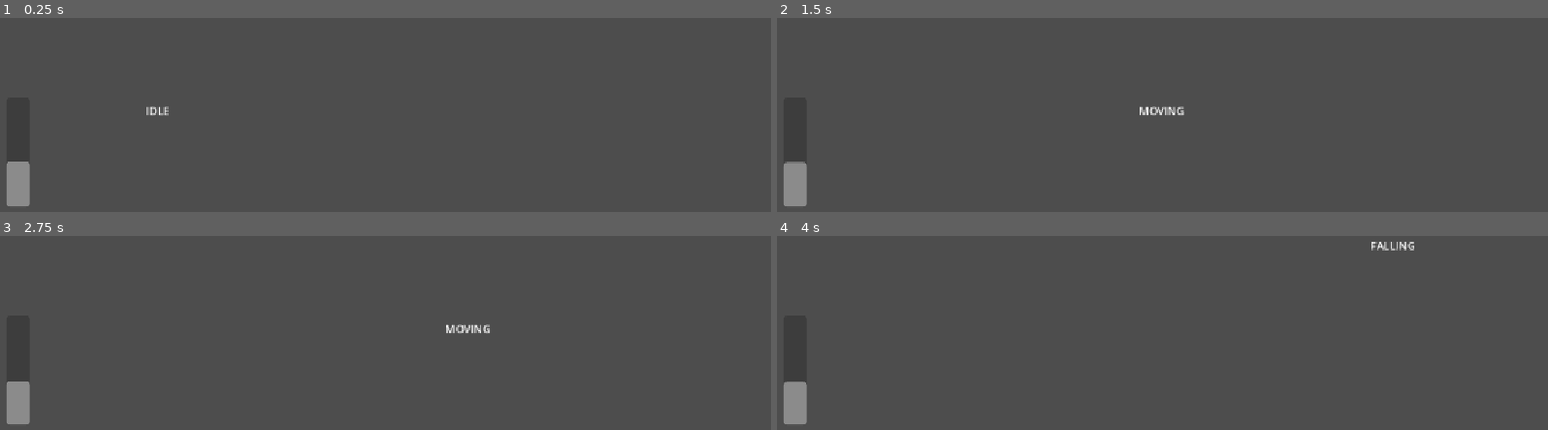
Above: before the commit, frames 1-4 (two rows, left to right).
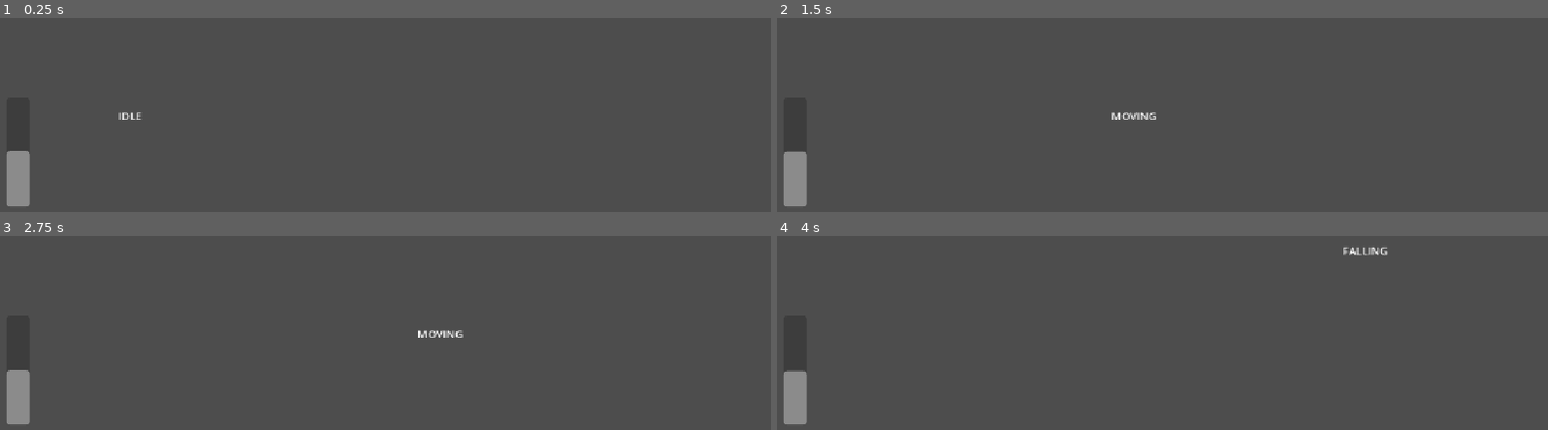
Above: after the commit, the same moments.

Repository: zt1ier/game-jam
Game: Godot game, scene res://scenes/levels/level_1/level_1.tscn
Same seed, same stepped clock (60 frames per second), same inputs: the game is played once before the commit and once after it.
Inputs:
- Up to frame 1 (0.25 s): no input
- Up to frame 2 (1.5 s): tap Enter at 0.5 s; hold D (move_right) from 0.53 s (still down); tap Space (interact) at 0.6, 1.35 s; tap W (jump) at 0.77 s
- Up to frame 3 (2.75 s): tap W (jump) at 1.52 s; release D (move_right) at 2.03 s; hold A (move_left) from 2.03 s (still down); tap Space (interact) at 2.1 s
- Up to frame 4 (4 s): release A (move_left) at 2.78 s; hold D (move_right) from 2.78 s (still down); tap Space (interact) at 2.85, 3.6 s; tap W (jump) at 3.02, 3.77 s

The runs differ from the first frame. In frame 1, 0.3% of the frame differs, in the area x 0-22%, y 45-76%; in frame 2, 0.5%; in frame 3, 0.5%, in the area x 0-64%, y 45-77%; in frame 4, 0.5%.

Commit message:
Level 2 draft

Diff:
--- a/imaginary-game-studios/gobbo-and-furny/the-forever-truffie/scenes/gobbo.tscn
+++ b/imaginary-game-studios/gobbo-and-furny/the-forever-truffie/scenes/gobbo.tscn
@@ -3,7 +3,7 @@
 [ext_resource type="Script" uid="uid://ilbo27i7axps" path="res://scripts/gobbo.gd" id="1_840my"]
 
 [sub_resource type="RectangleShape2D" id="RectangleShape2D_d7vtf"]
-size = Vector2(64, 64)
+size = Vector2(48, 48)
 
 [node name="Gobbo" type="CharacterBody2D"]
 script = ExtResource("1_840my")
--- a/imaginary-game-studios/gobbo-and-furny/the-forever-truffie/scenes/levels/level_1/level_1.tscn
+++ b/imaginary-game-studios/gobbo-and-furny/the-forever-truffie/scenes/levels/level_1/level_1.tscn
@@ -1,12 +1,19 @@
-[gd_scene load_steps=7 format=3 uid="uid://bu7m5bwxsutry"]
+[gd_scene load_steps=10 format=3 uid="uid://bu7m5bwxsutry"]
 
 [ext_resource type="Script" uid="uid://cus2ot3gpv2vk" path="res://scripts/levels/level_1/level_1.gd" id="1_fngju"]
 [ext_resource type="PackedScene" uid="uid://be7o78vygm7xu" path="res://scenes/gobbo.tscn" id="2_5o1mp"]
 [ext_resource type="PackedScene" uid="uid://bad3txjnon78j" path="res://scenes/levels/level_1/truffroot_chunk.tscn" id="3_5o1mp"]
+[ext_resource type="Script" uid="uid://o305bh55cxyn" path="res://scripts/levels/level_1/door.gd" id="3_7uxs1"]
 [ext_resource type="PackedScene" uid="uid://cio3ou8hj73vv" path="res://scenes/truffie.tscn" id="4_spwf2"]
 
 [sub_resource type="WorldBoundaryShape2D" id="WorldBoundaryShape2D_ig7tw"]
 normal = Vector2(0, -7)
+
+[sub_resource type="RectangleShape2D" id="RectangleShape2D_spwf2"]
+size = Vector2(256, 48)
+
+[sub_resource type="RectangleShape2D" id="RectangleShape2D_7uxs1"]
+size = Vector2(58, 128)
 
 [sub_resource type="RectangleShape2D" id="RectangleShape2D_g2h75"]
 size = Vector2(951.714, 67.7307)
@@ -15,13 +22,26 @@
 script = ExtResource("1_fngju")
 
 [node name="Gobbo" parent="." instance=ExtResource("2_5o1mp")]
-position = Vector2(241, 524)
+position = Vector2(200, 544)
 
 [node name="Floor" type="StaticBody2D" parent="."]
 
 [node name="CollisionShape2D" type="CollisionShape2D" parent="Floor"]
 position = Vector2(576, 576)
 shape = SubResource("WorldBoundaryShape2D_ig7tw")
+
+[node name="Platform" type="StaticBody2D" parent="."]
+position = Vector2(1168, 264)
+
+[node name="CollisionShape2D" type="CollisionShape2D" parent="Platform"]
+shape = SubResource("RectangleShape2D_spwf2")
+
+[node name="Door" type="Area2D" parent="Platform"]
+position = Vector2(-45, -88)
+script = ExtResource("3_7uxs1")
+
+[node name="CollisionShape2D" type="CollisionShape2D" parent="Platform/Door"]
+shape = SubResource("RectangleShape2D_7uxs1")
 
 [node name="HighTruffieNodes" type="Node2D" parent="."]
 
@@ -30,7 +50,7 @@
 rotation = 2.8798
 
 [node name="CollisionShape2D" type="CollisionShape2D" parent="HighTruffieNodes/TruffrootBridge"]
-rotation = -0.0890118
+rotation = -0.15708
 shape = SubResource("RectangleShape2D_g2h75")
 
 [node name="LowTruffieNodes" type="Node2D" parent="."]
@@ -55,13 +75,10 @@
 initial_fall_delay = 3.5
 
 [node name="Truffie" parent="." instance=ExtResource("4_spwf2")]
-position = Vector2(312, 552)
+position = Vector2(312, 560)
 
 [node name="Truffie2" parent="." instance=ExtResource("4_spwf2")]
-position = Vector2(185, 556)
-
-[node name="Truffie3" parent="." instance=ExtResource("4_spwf2")]
-position = Vector2(130, 556)
+position = Vector2(96, 560)
 
 [node name="TruffieMeter" type="ProgressBar" parent="."]
 offset_left = 16.0
--- /dev/null
+++ b/imaginary-game-studios/gobbo-and-furny/the-forever-truffie/scenes/levels/level_2/level_2.tscn
@@ -0,0 +1,50 @@
+[gd_scene load_steps=6 format=3 uid="uid://bpn2ndmt1ga5r"]
+
+[ext_resource type="Script" uid="uid://bulr2gdci4vck" path="res://scripts/levels/level_2/level_2.gd" id="1_f1k8i"]
+[ext_resource type="PackedScene" uid="uid://cltbvpegm242h" path="res://scenes/levels/level_2/truffvine.tscn" id="2_v0jb6"]
+[ext_resource type="PackedScene" uid="uid://be7o78vygm7xu" path="res://scenes/gobbo.tscn" id="3_lp8so"]
+
+[sub_resource type="WorldBoundaryShape2D" id="WorldBoundaryShape2D_3luul"]
+normal = Vector2(0, -7)
+
+[sub_resource type="RectangleShape2D" id="RectangleShape2D_3luul"]
+size = Vector2(256, 48)
+
+[node name="Level2" type="Node2D"]
+script = ExtResource("1_f1k8i")
+
+[node name="Floor" type="Area2D" parent="."]
+
+[node name="CollisionShape2D" type="CollisionShape2D" parent="Floor"]
+position = Vector2(576, 576)
+shape = SubResource("WorldBoundaryShape2D_3luul")
+
+[node name="Platform" type="StaticBody2D" parent="."]
+position = Vector2(128, 264)
+
+[node name="CollisionShape2D" type="CollisionShape2D" parent="Platform"]
+shape = SubResource("RectangleShape2D_3luul")
+
+[node name="Platform2" type="StaticBody2D" parent="."]
+position = Vector2(1024, 264)
+
+[node name="CollisionShape2D" type="CollisionShape2D" parent="Platform2"]
+shape = SubResource("RectangleShape2D_3luul")
+
+[node name="Truffvine" parent="." instance=ExtResource("2_v0jb6")]
+position = Vector2(344, 24)
+
+[node name="TruffieMeter" type="ProgressBar" parent="."]
+offset_left = 16.0
+offset_top = 472.0
+offset_right = 51.0
+offset_bottom = 634.0
+max_value = 50.0
+value = 20.0
+fill_mode = 3
+show_percentage = false
+
+[node name="Gobbo" parent="." instance=ExtResource("3_lp8so")]
+position = Vector2(24, 216)
+
+[connection signal="body_entered" from="Floor" to="." method="_on_floor_body_entered"]
--- /dev/null
+++ b/imaginary-game-studios/gobbo-and-furny/the-forever-truffie/scenes/levels/level_2/truffvine.tscn
@@ -0,0 +1,32 @@
+[gd_scene load_steps=3 format=3 uid="uid://cltbvpegm242h"]
+
+[sub_resource type="RectangleShape2D" id="RectangleShape2D_i4bs4"]
+size = Vector2(128, 48)
+
+[sub_resource type="CircleShape2D" id="CircleShape2D_i4bs4"]
+radius = 24.0
+
+[node name="Truffvine" type="Node2D"]
+
+[node name="VineTop" type="StaticBody2D" parent="."]
+
+[node name="CollisionShape2D" type="CollisionShape2D" parent="VineTop"]
+shape = SubResource("RectangleShape2D_i4bs4")
+
+[node name="VineTip" type="RigidBody2D" parent="."]
+
+[node name="CollisionShape2D" type="CollisionShape2D" parent="VineTip"]
+position = Vector2(24, 152)
+shape = SubResource("CircleShape2D_i4bs4")
+
+[node name="Area2D" type="Area2D" parent="VineTip"]
+
+[node name="CollisionShape2D" type="CollisionShape2D" parent="VineTip/Area2D"]
+position = Vector2(24, 152)
+shape = SubResource("CircleShape2D_i4bs4")
+
+[node name="PinJoint2D" type="PinJoint2D" parent="."]
+node_a = NodePath("../VineTop")
+node_b = NodePath("../VineTip")
+motor_enabled = true
+motor_target_velocity = 3.49066
--- a/imaginary-game-studios/gobbo-and-furny/the-forever-truffie/scripts/gobbo.gd
+++ b/imaginary-game-studios/gobbo-and-furny/the-forever-truffie/scripts/gobbo.gd
@@ -37,6 +37,10 @@
 
 
 @onready var state_label: Label = $StateLabel
+
+
+func _ready() -> void:
+	add_to_group("Gobbo")
 
 
 func _physics_process(delta: float) -> void:
--- /dev/null
+++ b/imaginary-game-studios/gobbo-and-furny/the-forever-truffie/scripts/levels/level_1/door.gd
@@ -0,0 +1,24 @@
+class_name LevelOneDoor extends Area2D
+
+
+var is_player_nearby: bool = false
+
+
+func _ready() -> void:
+	if not is_connected("body_entered", Callable(self, "_on_body_entered")):
+		connect("body_entered", Callable(self, "_on_body_entered"))
+	if not is_connected("body_exited", Callable(self, "_on_body_exited")):
+		connect("body_exited", Callable(self, "_on_body_exited"))
+
+
+func _physics_process(delta: float) -> void:
+	if is_player_nearby and Input.is_action_just_pressed("interact"):
+		get_tree().change_scene_to_file("res://scenes/levels/level_2/level_2.tscn")
+
+
+func _on_body_entered(body: Gobbo) -> void:
+	is_player_nearby = true
+
+
+func _on_body_exited(body: Gobbo) -> void:
+	is_player_nearby = false
--- a/imaginary-game-studios/gobbo-and-furny/the-forever-truffie/scripts/levels/level_1/level_1.gd
+++ b/imaginary-game-studios/gobbo-and-furny/the-forever-truffie/scripts/levels/level_1/level_1.gd
@@ -1,4 +1,4 @@
-class_name LevelOne extends Node2D
+class_name LevelOne extends Levels
 
 
 const TRUFFROOT_CHUNK = preload("res://scenes/levels/level_1/truffroot_chunk.tscn")
@@ -9,17 +9,9 @@
 var active_chunks: int = 0
 
 
-@onready var high_nodes: Node2D = $HighTruffieNodes
-@onready var low_nodes: Node2D = $LowTruffieNodes
-@onready var truffie_meter: ProgressBar = $TruffieMeter
-
 
 func _ready() -> void:
-	TruffieManager.connect("meter_changed", Callable(self, "_on_truffie_meter_changed"))
-
-	truffie_meter.max_value = 50
-
-	_on_truffie_meter_changed()
+	super()
 
 	# store initial chunk references and positions
 	for chunk in low_nodes.get_children():
@@ -45,7 +37,7 @@
 		chunk.reset(target_pos)
 
 
-func _on_chunk_done_falling(chunk: TruffrootChunk) -> void:
+func _on_chunk_done_falling() -> void:
 	active_chunks -= 1
 	if active_chunks <= 0:
 		_start_drop_cycle()
@@ -60,17 +52,5 @@
 		_set_nodes(high_nodes, false)
 		_set_nodes(low_nodes, true)
 
-		print(active_chunks)
 		if active_chunks <= 0:
 			_start_drop_cycle()
-
-
-func _set_nodes(nodes: Node, enabled: bool) -> void:
-	for node in nodes.get_children():
-		if not node:
-			continue
-		node.visible = enabled
-		if node is CollisionObject2D:
-			for child in node.get_children():
-				if child is CollisionShape2D:
-					child.disabled = not enabled
--- a/imaginary-game-studios/gobbo-and-furny/the-forever-truffie/scripts/levels/level_1/truffroot_chunk.gd
+++ b/imaginary-game-studios/gobbo-and-furny/the-forever-truffie/scripts/levels/level_1/truffroot_chunk.gd
@@ -1,7 +1,7 @@
 class_name TruffrootChunk extends StaticBody2D
 
 
-signal done_falling(chunk: TruffrootChunk)
+signal done_falling
 
 
 @export var hover_position: Vector2 = Vector2.ZERO
@@ -94,4 +94,4 @@
 	fall_speed = 0.0
 	collision.disabled = true
 
-	done_falling.emit(self)
+	done_falling.emit()
--- /dev/null
+++ b/imaginary-game-studios/gobbo-and-furny/the-forever-truffie/scripts/levels/level_2/level_2.gd
@@ -0,0 +1,5 @@
+class_name LevelTwo extends Node2D
+
+
+func _on_floor_body_entered(body: Gobbo) -> void:
+	get_tree().reload_current_scene()
--- /dev/null
+++ b/imaginary-game-studios/gobbo-and-furny/the-forever-truffie/scripts/levels/levels.gd
@@ -0,0 +1,29 @@
+class_name Levels extends Node2D
+
+
+@onready var high_nodes: Node2D = $HighTruffieNodes
+@onready var low_nodes: Node2D = $LowTruffieNodes
+@onready var truffie_meter: ProgressBar = $TruffieMeter
+
+
+func _ready() -> void:
+	TruffieManager.connect("meter_changed", Callable(self, "_on_truffie_meter_changed"))
+
+	truffie_meter.max_value = 50
+
+	_on_truffie_meter_changed()
+
+
+func _on_truffie_meter_changed() -> void:
+	pass
+
+
+func _set_nodes(nodes: Node, enabled: bool) -> void:
+	for node in nodes.get_children():
+		if not node:
+			continue
+		node.visible = enabled
+		if node is CollisionObject2D:
+			for child in node.get_children():
+				if child is CollisionShape2D:
+					child.disabled = not enabled
--- a/imaginary-game-studios/gobbo-and-furny/the-forever-truffie/scripts/truffie_manager.gd
+++ b/imaginary-game-studios/gobbo-and-furny/the-forever-truffie/scripts/truffie_manager.gd
@@ -4,7 +4,7 @@
 signal meter_changed
 
 
-var truffie_meter: float = 20
+var truffie_meter: float = 25
 
 
 func _physics_process(delta: float) -> void:
@@ -13,7 +13,7 @@
 
 func increase_meter(amount: float) -> void:
 	if truffie_meter < 50:
-		truffie_meter += amount
+		truffie_meter = min(truffie_meter + amount, 50)
 		meter_changed.emit()
 
 
Not shown, added: imaginary-game-studios/gobbo-and-furny/the-forever-truffie/scripts/levels/level_1/door.gd.uid
Not shown, added: imaginary-game-studios/gobbo-and-furny/the-forever-truffie/scripts/levels/level_2/level_2.gd.uid
Not shown, added: imaginary-game-studios/gobbo-and-furny/the-forever-truffie/scripts/levels/levels.gd.uid
